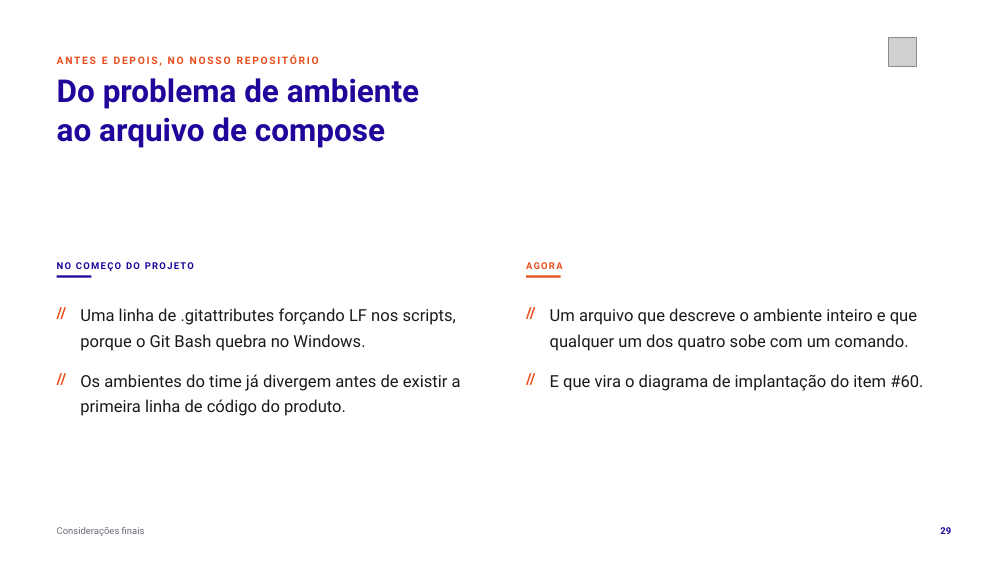
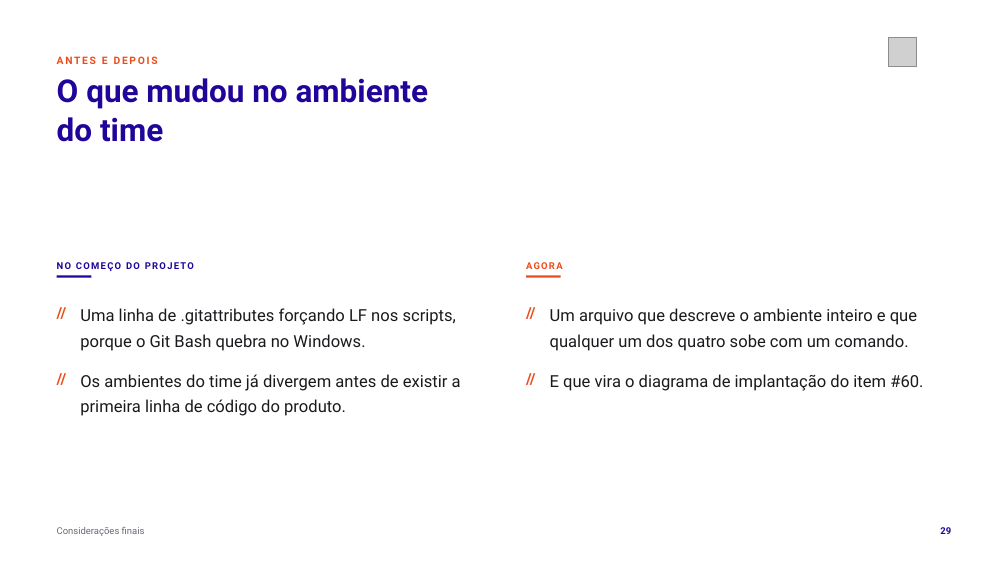
Before and after one commit to tcpassos/invite-app, a slide deck: slide 29 of trabalhos/T1-Docker-Invite-People.pptx. Drawn at 1008x567 pixels with LibreOffice and Linux fonts; fonts in the diff are those of the drawing; grey boxes stand for pictures. Boxes give left, top, right and bottom in pixels: in the first picture for what was removed or moved away, otherwise in the second. Text is boxed around its words. In the diff, an @@ line names an element or a change of style, - is before the commit and + after.

```diff
--- a/trabalhos/T1-Docker-Invite-People.pptx
+++ b/trabalhos/T1-Docker-Invite-People.pptx
@@ text at [57,56,158,64]: text changed @@
-ANTES E DEPOIS, NO NOSSO REPOSITÓRIO
+ANTES E DEPOIS
@@ text at [57,78,428,142]: text changed @@
-Do problema de ambiente
-ao arquivo de compose
+O que mudou no ambiente
+do time
```
Also in this commit, not shown: 7 other slides changed, 11 other files.
